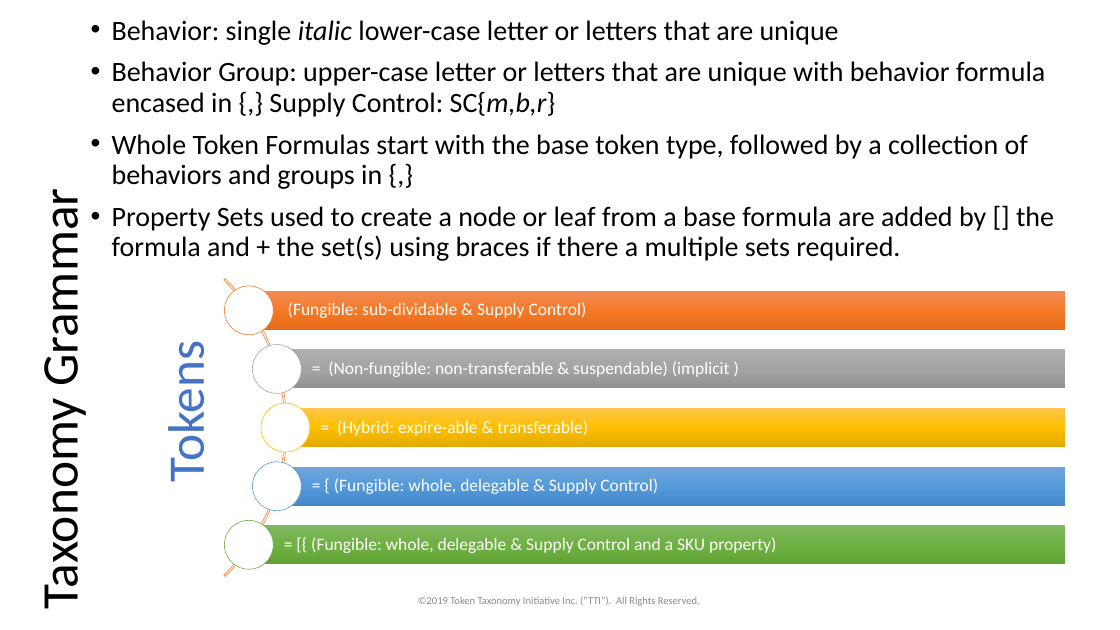
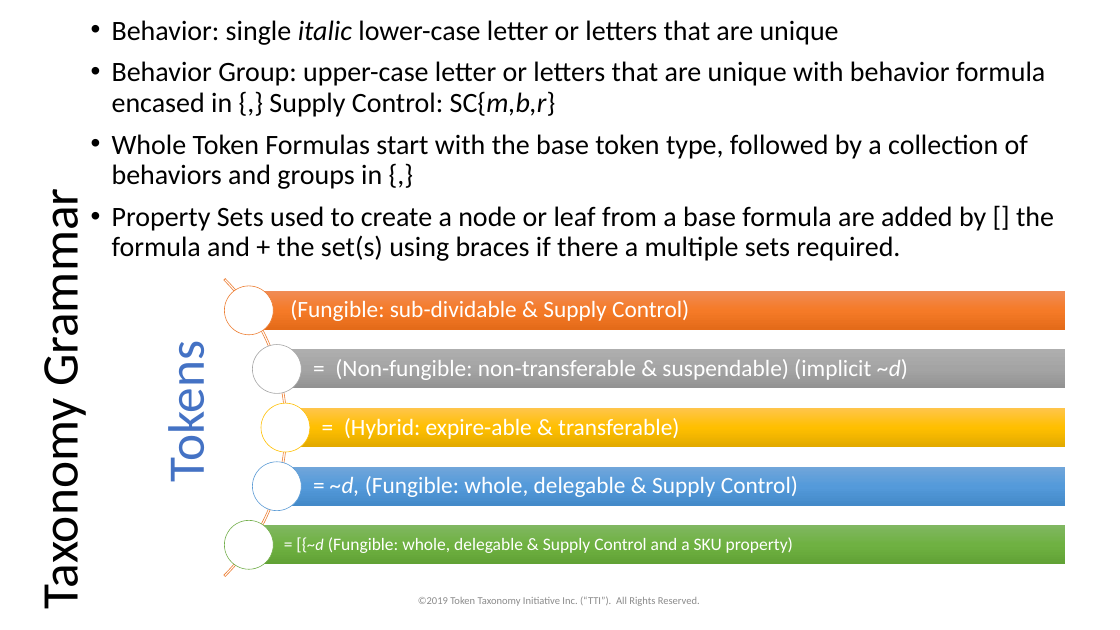
Before and after one commit to vipinsun/TokenTaxonomyFramework-pub, a slide deck: slide 13 of presentations/TTF-Presentation.pptx. Drawn at 1120x630 pixels with LibreOffice and Linux fonts; fonts in the diff are those of the drawing. Boxes give left, top, right and bottom in pixels: in the first picture for what was removed or moved away, otherwise in the second. Text is boxed around its words. In the diff, an @@ line names an element or a change of style, - is before the commit and + after.

```diff
--- a/presentations/TTF-Presentation.pptx
+++ b/presentations/TTF-Presentation.pptx
@@ text "(Fungible: sub-dividable & Supply Control)" at [290, 300, 689, 321]: size 15 to 20 pt; more space between paragraphs @@
@@ text at [335, 359, 908, 380]: text changed; size 15 to 20 pt @@
-= (Non-fungible: non-transferable & suspendable) (implicit )
+= (Non-fungible: non-transferable & suspendable) (implicit ~d)
@@ text "= (Hybrid: expire-able & transferable)" at [344, 418, 679, 439]: size 15 to 20 pt; more space between paragraphs @@
@@ text at [330, 476, 798, 497]: text changed; size 15 to 20 pt @@
-= { (Fungible: whole, delegable & Supply Control)
+= ~d, (Fungible: whole, delegable & Supply Control)
@@ text at [307, 537, 793, 553]: text changed @@
-= [{ (Fungible: whole, delegable & Supply Control and a SKU property)
+= [{~d (Fungible: whole, delegable & Supply Control and a SKU property)
```
Also in this commit, not shown: 12 other slides changed, 30 other files.
